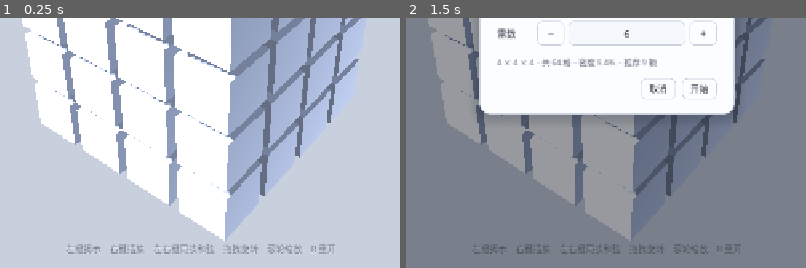
Above: before the commit, frames 1-2 (left to right).
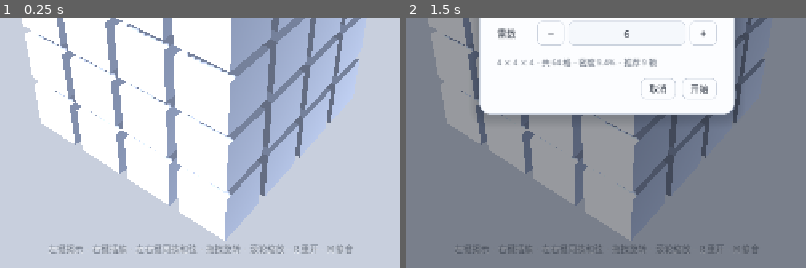
Above: after the commit, the same moments.

Repository: gaelthas/Minesweeper3D
Game: Godot game, scene res://scenes/main.tscn
Same seed, same stepped clock (60 frames per second), same inputs: the game is played once before the commit and once after it.
Inputs:
- Up to frame 1 (0.25 s): no input
- Up to frame 2 (1.5 s): click "重开" at 0.5 s; click "设置" at 1.25 s
The pictures show only the part of the screen within x 25-75%, y 50-100%; the shares and areas given below are measured in that part.

The runs differ from the first frame. In frame 1, 1.3% of the frame differs, in the area x 12-89%, y 90-95%; in frame 2, 0.6%.

Commit message:
feat(audio): 接入六个音效并加静音开关
素材全部来自 Freesound，来源、下载量、评分与许可证记在
assets/sfx/CREDITS.md。

- reveal  Click_1 (0.10s)        揭示数字格，音高 ±6% 随机
- flood   Bubble_Pop (0.18s)     按一次展开的格数升调 0.92→1.34
- flag    Wooden Blocks (0.24s)  插旗；撤旗用同一个音降调
- boom    Bomb - Small (1.78s)   踩雷，CC-BY 需署名
- win     WinFantasia (3.81s)    清空
- ui      Menu Button Click      按钮

揭示音刻意取最短的素材：揭示是最高频操作，超过 0.2s 连点会糊。
洪泛不另找素材，复用同一个 pop 按规模升调。

sfx.gd 用 8 个 AudioStreamPlayer 轮转，避免连点时互相截断。
M 键静音，状态并入右上角盘面信息。

ui_smoke 补 7 项校验：六个 mp3 均已导入且时长大于 0、音效池已创建。

Diff:
--- a/prototypes/minecube/scripts/game.gd
+++ b/prototypes/minecube/scripts/game.gd
@@ -13,6 +13,7 @@
 var camera_rig: CameraRig
 var hud: Hud
 var settings: SettingsPanel
+var sfx: Sfx
 
 var rng := RandomNumberGenerator.new()
 
@@ -38,10 +39,14 @@
 	camera_rig.name = "CameraRig"
 	add_child(camera_rig)
 
+	sfx = Sfx.new()
+	sfx.name = "Sfx"
+	add_child(sfx)
+
 	hud = Hud.new()
 	hud.name = "Hud"
 	add_child(hud)
-	hud.restart_pressed.connect(new_game)
+	hud.restart_pressed.connect(_on_restart)
 	hud.settings_pressed.connect(_open_settings)
 	hud.quit_pressed.connect(_quit)
 
@@ -145,13 +150,26 @@
 	_paused_for_settings = false
 
 	hud.set_time(0.0)
-	hud.set_level("%d × %d × %d · %d %s" % [
-		board_side, board_side, board_side, mine_count, hud.t("雷", "mines")])
+	_update_level_text()
 	hud.update_stats(logic.mine_total, 0, 0, logic.cell_count() - logic.mine_total)
 	hud.set_status(hud.t("点击任意方块开始", "click any cube to begin"))
 
 
+func _update_level_text() -> void:
+	var suffix := ""
+	if sfx != null and sfx.muted:
+		suffix = " · " + hud.t("静音", "muted")
+	hud.set_level("%d × %d × %d · %d %s%s" % [
+		board_side, board_side, board_side, mine_count, hud.t("雷", "mines"), suffix])
+
+
+func _on_restart() -> void:
+	sfx.ui()
+	new_game()
+
+
 func _open_settings() -> void:
+	sfx.ui()
 	if _timing:
 		_paused_for_settings = true
 		_timing = false
@@ -159,6 +177,7 @@
 
 
 func _on_settings_applied(side: int, mines: int) -> void:
+	sfx.ui()
 	board_side = side
 	mine_count = mines
 	new_game()
@@ -238,7 +257,10 @@
 		return
 
 	if k.keycode == KEY_R:
-		new_game()
+		_on_restart()
+	elif k.keycode == KEY_M:
+		sfx.toggle_mute()
+		_update_level_text()
 
 
 func _pick(screen_pos: Vector2, mask: int = CellView.LAYER_SOLID) -> int:
@@ -272,16 +294,24 @@
 		_timing = true
 
 	var result := logic.reveal(idx)
-	_refresh_area(result["opened"] as Array)
+	var opened: Array = result["opened"]
+	_refresh_area(opened)
 	_refresh_stats()
 
 	if result["boom"]:
 		_timing = false
 		_show_all_mines()
+		sfx.boom()
 		hud.set_status(hud.t("踩到雷了 · 按 R 重开", "BOOM · press R to restart"))
-	elif logic.won:
-		_timing = false
-		hud.set_status(hud.t("清空了 · 按 R 再来一局", "CLEARED · press R for another"))
+	else:
+		if opened.size() >= 3:
+			sfx.flood(opened.size())
+		elif not opened.is_empty():
+			sfx.reveal()
+		if logic.won:
+			_timing = false
+			sfx.win()
+			hud.set_status(hud.t("清空了 · 按 R 再来一局", "CLEARED · press R for another"))
 
 
 func _on_flag(screen_pos: Vector2) -> void:
@@ -292,9 +322,14 @@
 		return
 	if logic.states[idx] == BoardLogic.REVEALED:
 		return
+	var was_hidden := logic.states[idx] == BoardLogic.HIDDEN
 	logic.toggle_flag(idx)
 	_refresh(idx)
 	_refresh_stats()
+	if was_hidden:
+		sfx.flag()
+	else:
+		sfx.unflag()
 
 
 ## 和弦：在已揭示的数字格上，旗数与数字相等时一次揭开周围所有未插旗的格。
@@ -316,10 +351,14 @@
 	if result["boom"]:
 		_timing = false
 		_show_all_mines()
+		sfx.boom()
 		hud.set_status(hud.t("踩到雷了 · 按 R 重开", "BOOM · press R to restart"))
-	elif logic.won:
-		_timing = false
-		hud.set_status(hud.t("清空了 · 按 R 再来一局", "CLEARED · press R for another"))
+	else:
+		sfx.chord()
+		if logic.won:
+			_timing = false
+			sfx.win()
+			hud.set_status(hud.t("清空了 · 按 R 再来一局", "CLEARED · press R for another"))
 
 
 func _refresh(i: int) -> void:
--- a/prototypes/minecube/scripts/hud.gd
+++ b/prototypes/minecube/scripts/hud.gd
@@ -74,8 +74,8 @@
 	col.add_child(spacer)
 
 	_hint = UiKit.label(
-		t("左键揭示 · 右键插旗 · 左右键同按和弦 · 拖拽旋转 · 滚轮缩放 · R 重开",
-			"LMB reveal · RMB flag · LMB+RMB chord · drag orbit · wheel zoom · R restart"),
+		t("左键揭示 · 右键插旗 · 左右键同按和弦 · 拖拽旋转 · 滚轮缩放 · R 重开 · M 静音",
+			"LMB reveal · RMB flag · LMB+RMB chord · drag orbit · wheel zoom · R restart · M mute"),
 		14, UiKit.INK_SOFT)
 	_hint.horizontal_alignment = HORIZONTAL_ALIGNMENT_CENTER
 	col.add_child(_hint)
--- /dev/null
+++ b/prototypes/minecube/scripts/sfx.gd
@@ -0,0 +1,77 @@
+class_name Sfx
+extends Node
+
+## 音效池。素材与许可见 assets/sfx/CREDITS.md。
+## 揭示是最高频的操作，所以揭示音只有 96 毫秒，连点也不会糊。
+
+const STREAM_REVEAL: AudioStream = preload("res://assets/sfx/reveal.mp3")
+const STREAM_FLOOD: AudioStream = preload("res://assets/sfx/flood.mp3")
+const STREAM_FLAG: AudioStream = preload("res://assets/sfx/flag.mp3")
+const STREAM_BOOM: AudioStream = preload("res://assets/sfx/boom.mp3")
+const STREAM_WIN: AudioStream = preload("res://assets/sfx/win.mp3")
+const STREAM_UI: AudioStream = preload("res://assets/sfx/ui_click.mp3")
+
+const POOL_SIZE := 8
+
+var muted := false
+
+var _players: Array[AudioStreamPlayer] = []
+var _next := 0
+
+
+func _ready() -> void:
+	for i in POOL_SIZE:
+		var p := AudioStreamPlayer.new()
+		p.name = "Voice%d" % i
+		add_child(p)
+		_players.append(p)
+
+
+func toggle_mute() -> bool:
+	muted = not muted
+	return muted
+
+
+func reveal() -> void:
+	_play(STREAM_REVEAL, -9.0, randf_range(0.94, 1.06))
+
+
+## 一次展开的格子越多，音越高、越亮
+func flood(opened_count: int) -> void:
+	var t := clampf(float(opened_count) / 24.0, 0.0, 1.0)
+	_play(STREAM_FLOOD, -10.0 + 4.5 * t, 0.92 + 0.42 * t)
+
+
+func flag() -> void:
+	_play(STREAM_FLAG, -7.0, randf_range(0.9, 1.1))
+
+
+func unflag() -> void:
+	_play(STREAM_FLAG, -9.0, randf_range(0.78, 0.86))
+
+
+func chord() -> void:
+	_play(STREAM_FLOOD, -6.0, 1.28)
+
+
+func boom() -> void:
+	_play(STREAM_BOOM, -3.0, 1.0)
+
+
+func win() -> void:
+	_play(STREAM_WIN, -6.0, 1.0)
+
+
+func ui() -> void:
+	_play(STREAM_UI, -13.0, 1.0)
+
+
+func _play(stream: AudioStream, volume_db: float, pitch: float) -> void:
+	if muted or stream == null or _players.is_empty():
+		return
+	var p := _players[_next]
+	_next = (_next + 1) % POOL_SIZE
+	p.stream = stream
+	p.volume_db = volume_db
+	p.pitch_scale = clampf(pitch, 0.5, 2.0)
+	p.play()
--- a/prototypes/minecube/tests/ui_smoke.gd
+++ b/prototypes/minecube/tests/ui_smoke.gd
@@ -24,6 +24,7 @@
 			_check(_scene.cells.size() == 125, "5 阶应有 125 个方块，实际 %d" % _scene.cells.size())
 			_check(_scene.logic.mine_total == 12, "雷数应为 12，实际 %d" % _scene.logic.mine_total)
 			_check(_scene.settings.visible == false, "应用后设置浮层应关闭")
+			_check_audio()
 			_check_zero_hidden()
 			_prepare_chord_scene()
 		18:
@@ -35,9 +36,26 @@
 			_scene._timing = false
 		28:
 			print("")
+			# 测试脚本直接退出，引擎会报 ObjectDB 泄漏；主场景正常退出时是干净的
 			print("PASS" if _fails == 0 else "FAIL %d" % _fails)
 			return true
 	return false
+
+
+func _check_audio() -> void:
+	var streams := {
+		"reveal": Sfx.STREAM_REVEAL,
+		"flood": Sfx.STREAM_FLOOD,
+		"flag": Sfx.STREAM_FLAG,
+		"boom": Sfx.STREAM_BOOM,
+		"win": Sfx.STREAM_WIN,
+		"ui_click": Sfx.STREAM_UI,
+	}
+	for name in streams:
+		var s: AudioStream = streams[name]
+		_check(s != null and s.get_length() > 0.0,
+			"%s.mp3 应已导入且时长大于 0" % name)
+	_check(_scene.sfx != null, "音效池应已创建")
 
 
 func _check_zero_hidden() -> void:
Not shown, added: prototypes/minecube/assets/sfx/boom.mp3.import
Not shown, added: prototypes/minecube/assets/sfx/flag.mp3.import
Not shown, added: prototypes/minecube/assets/sfx/flood.mp3.import
Not shown, added: prototypes/minecube/assets/sfx/reveal.mp3.import
Not shown, added: prototypes/minecube/assets/sfx/ui_click.mp3.import
Not shown, added: prototypes/minecube/assets/sfx/win.mp3.import
Not shown, added: prototypes/minecube/scripts/sfx.gd.uid
Not shown, changed: .workbuddy/memory/2026-11-10.md
Not shown, changed: doc/design.md
Not shown, changed: prototypes/minecube/REPORT.md
Not shown, added: prototypes/minecube/assets/sfx/CREDITS.md
Not shown, added: prototypes/minecube/assets/sfx/boom.mp3
(and 5 more such lines)
